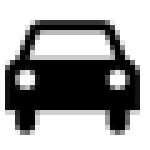
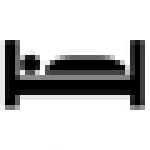
Layers edited between the first and the second 150px x 150px image:
hid "noun_72" over [5, 20, 140, 135]
added layer "noun_34167_cc" above "Layer 1" over [0, 40, 145, 135]
